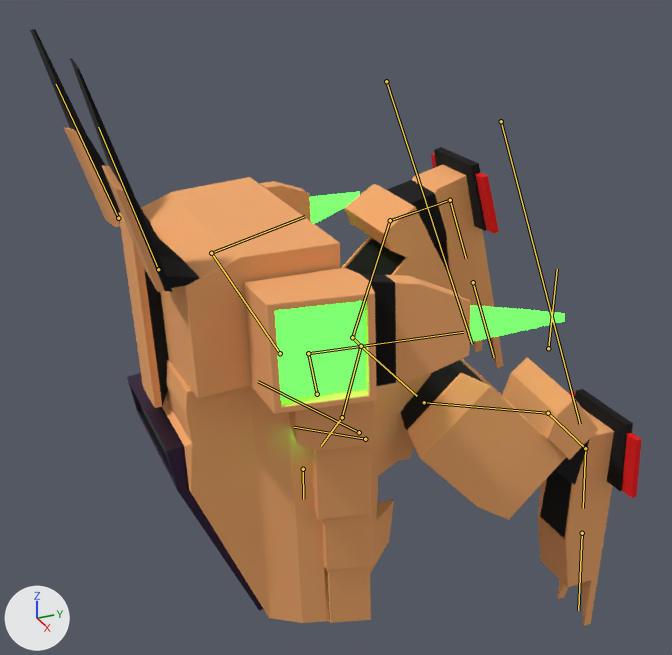
One commit to the glTF model assets/models/units/mech2.gltf: the scene before it, then after it.
Rendered twice from a camera (50 mm lens) standing at (7.98, -6.34, 4.78) and looking at (-0.19, -2.66, 0.7). Lighting does not change. The marker at lower left points along +X, +Y and +Z. Both versions are drawn at frame 45 of the action 'metarig.001Action.004'; the numbers are the values there. The bones that bend it are drawn over the model as lines.

Objects in the first picture: 'Cockpit'.
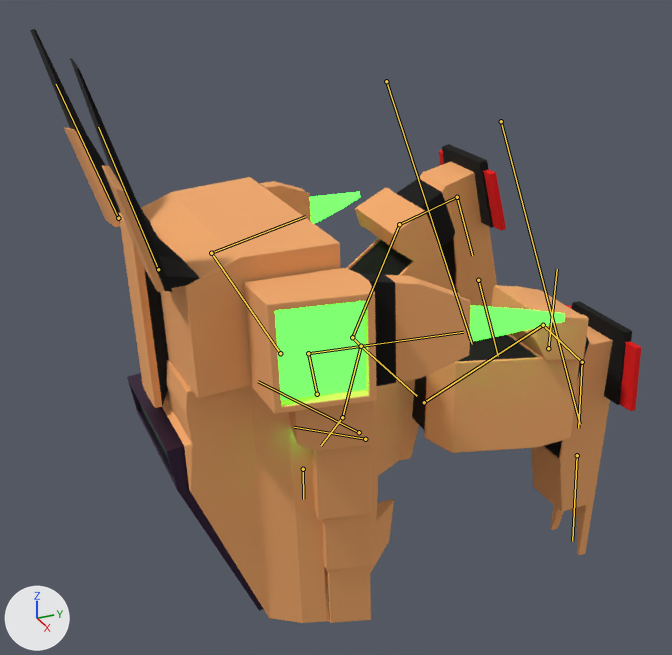
Commit message: Fix 3d mech walking animation

Location of each change, [x1, y1, x2, y2] in pixels of the pictures (672 x 655 px):
'Cockpit', posed: before [30, 29, 642, 626]; after [30, 29, 641, 623]
bone 'thigh.L', root to tip: before (424, 402) to (548, 413); after (424, 402) to (543, 325)
bone 'shin.L', root to tip: before (548, 413) to (585, 448); after (543, 325) to (582, 362)
bone 'foot.L', root to tip: before (585, 448) to (583, 508); after (582, 362) to (578, 428)
bone 'thigh.R', root to tip: before (352, 337) to (390, 220); after (352, 337) to (399, 224)
bone 'shin.R', root to tip: before (390, 220) to (450, 200); after (399, 224) to (457, 197)
bone 'foot.R', root to tip: before (450, 200) to (466, 258); after (457, 197) to (472, 255)

The change in detail:
Bone 'thigh.L' (bone_thigh_l) turns from (-48, -5, -1) to (-1, -3, -2) degrees about its own x, y and z.
Bone 'shin.L' (bone_shin_l) turns from (16, -2, -3) to (-27, 2, 8) degrees about its own x, y and z.
Bone 'foot.L' (bone_foot_l) turns from (29, 0, -2) to (26, 4, -1) degrees about its own x, y and z.
Bone 'thigh.R' (bone_thigh_r) turns from (30, 0, 0) to (24, 0, -1) degrees about its own x, y and z.
Bone 'shin.R' (bone_shin_r) turns from (-6, -2, -1) to (5, -2, 2) degrees about its own x, y and z.
Bone 'foot.R' (bone_foot_r) turns from (-12, 1, -3) to (-19, 2, -4) degrees about its own x, y and z.
